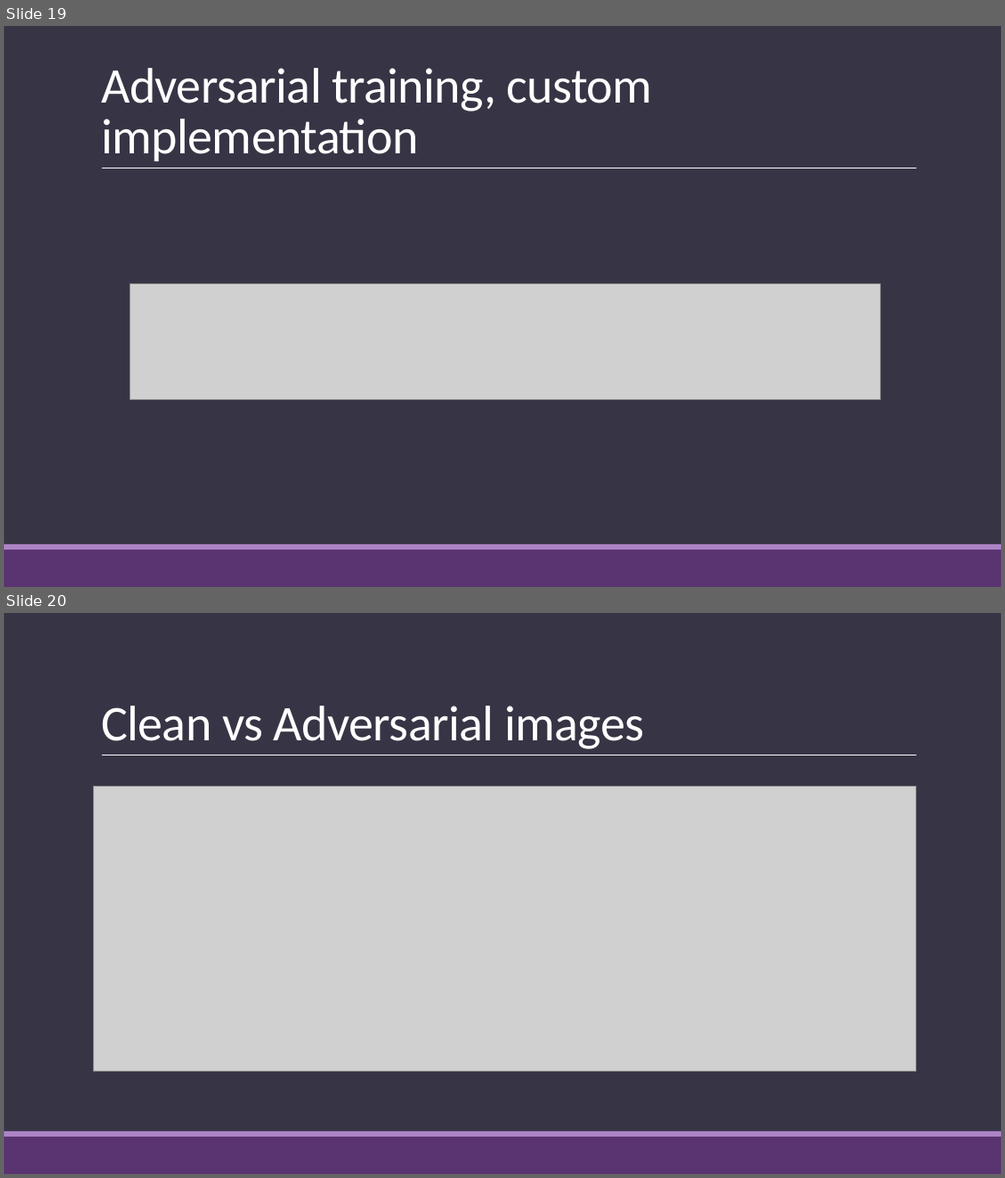
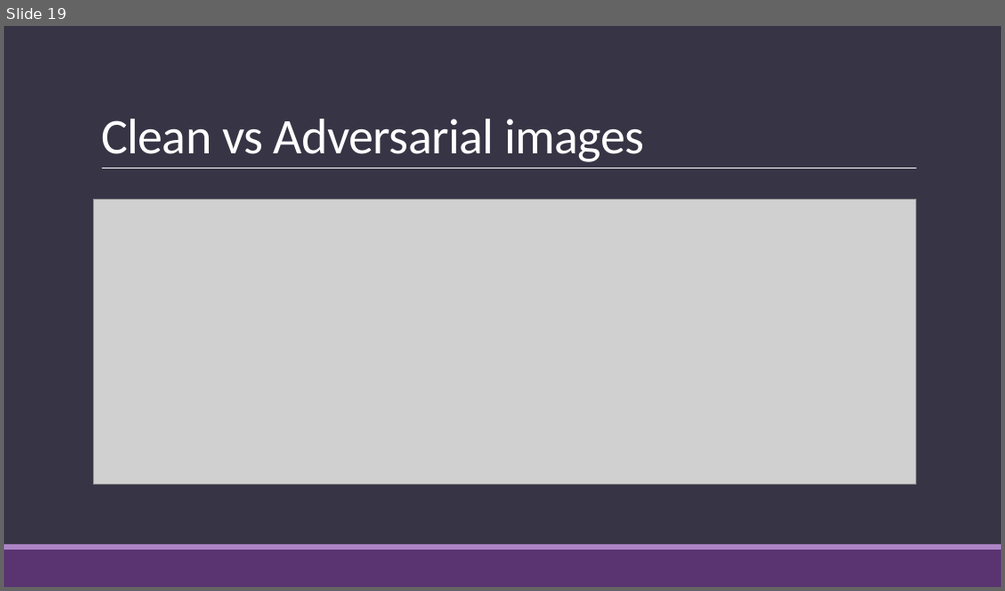
Before and after one commit to somecomfyguy/Project_IA3, a slide deck: project_ia3_presentation.pptx. Shown one above the other, each under a label of ours: slides 19 and 20 before the commit, slide 19 after it. The pictures are 1005x1178 and 1005x591 pixels, drawn with LibreOffice and Linux fonts; fonts in the diff are those of the drawing; grey boxes stand for pictures. Boxes give left, top, right and bottom in pixels: in the first picture for what was removed or moved away, otherwise in the second. Text is boxed around its words. In the diff, an @@ line names an element or a change of style, - is before the commit and + after.

```diff
--- a/project_ia3_presentation.pptx
+++ b/project_ia3_presentation.pptx
@@ slide 19 removed at (x1=4, y1=26, x2=1001, y2=587), background #373545; not listed: 3 template elements that a slide beside it also shows @@
@@ title removed at (x1=101, y1=68, x2=653, y2=161) @@
-Adversarial training, custom implementation
@@ picture removed at (x1=129, y1=284, x2=881, y2=399) @@
@@ what was slide 20 is now slide 19 @@
```
Also in this commit, not shown: 6 slides changed, 1 slide added, 3 other slides removed, 1 other file.
